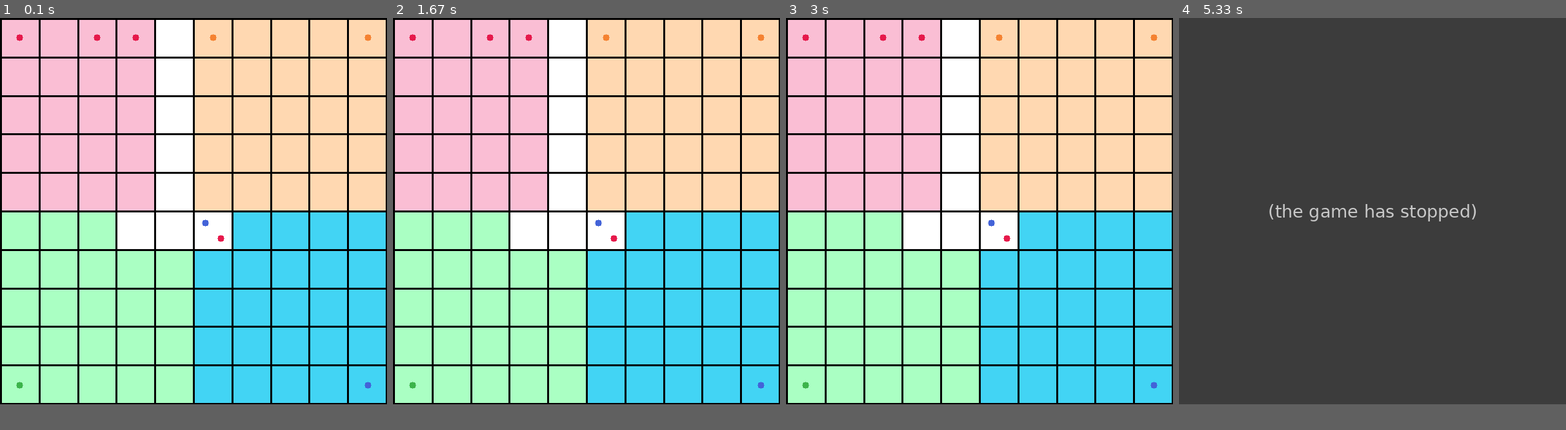
Above: before the commit, frames 1-4 (left to right).
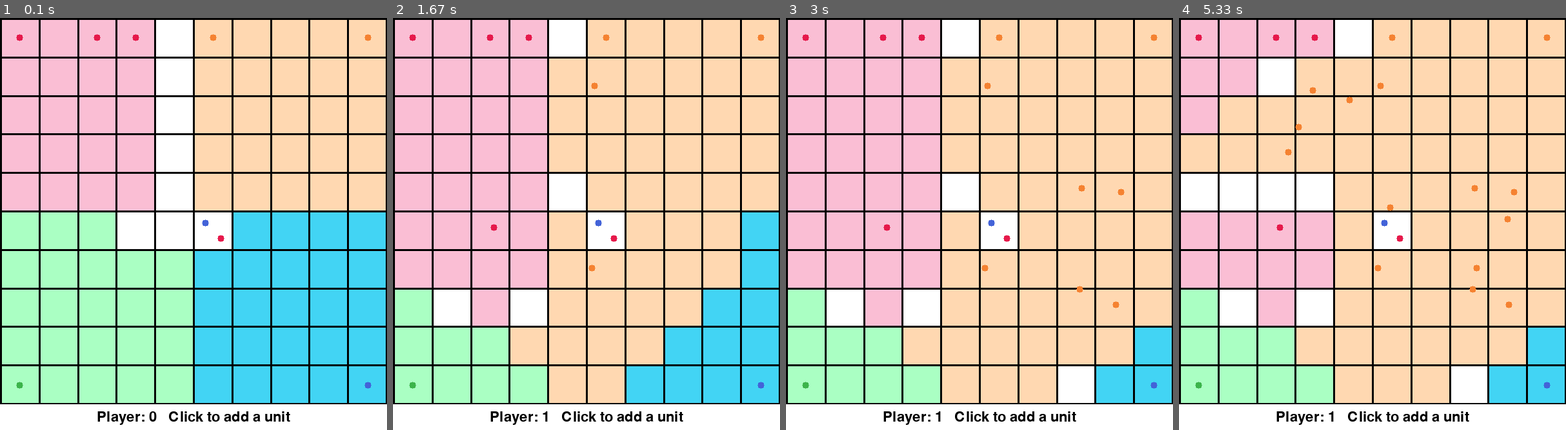
Above: after the commit, the same moments.

Repository: Shreeyak/COMS4444-Voronoi-Sim
Game: pygame game, started from main.py
Two runs of this game, one before a commit and one after it. Both use one fixed random seed, a clock stepped at 60 frames per second and the inputs below.
Inputs (mouse positions are in pixels of both pictures, inside the frame that each line leads up to):
- Up to frame 1 (0.1 s): no input
- Up to frame 2 (1.67 s): press the mouse at (586, 252) at 0.37 s; move the mouse to (540, 240) at 0.47 s; release the mouse at (493, 228) at 0.6 s; tap 1 at 0.67 s; press the mouse at (586, 252) at 1.03 s; move the mouse to (590, 166) at 1.13 s; release the mouse at (594, 83) at 1.27 s; press the mouse at (586, 252) at 1.37 s; move the mouse to (590, 261) at 1.47 s; release the mouse at (590, 269) at 1.6 s
- Up to frame 3 (3 s): press the mouse at (979, 252) at 1.7 s; move the mouse to (1029, 269) at 1.8 s; release the mouse at (1080, 289) at 1.93 s; press the mouse at (979, 252) at 2.03 s; move the mouse to (1029, 219) at 2.13 s; release the mouse at (1080, 186) at 2.27 s; press the mouse at (979, 252) at 2.37 s; move the mouse to (1049, 219) at 2.47 s; release the mouse at (1118, 191) at 2.6 s; press the mouse at (979, 252) at 2.7 s; move the mouse to (1049, 277) at 2.8 s; release the mouse at (1114, 306) at 2.93 s
- Up to frame 4 (5.33 s): press the mouse at (1372, 252) at 3.03 s; move the mouse to (1380, 228) at 3.13 s; release the mouse at (1387, 207) at 3.27 s; press the mouse at (1372, 252) at 3.37 s; move the mouse to (1329, 203) at 3.47 s; release the mouse at (1287, 149) at 3.6 s; press the mouse at (1372, 252) at 3.7 s; move the mouse to (1426, 261) at 3.8 s; release the mouse at (1476, 269) at 3.93 s; press the mouse at (1372, 252) at 4.03 s; move the mouse to (1341, 170) at 4.13 s; release the mouse at (1310, 92) at 4.27 s; press the mouse at (1372, 252) at 4.37 s; move the mouse to (1442, 236) at 4.47 s; release the mouse at (1507, 219) at 4.6 s; press the mouse at (1372, 252) at 4.7 s; move the mouse to (1337, 186) at 4.8 s; release the mouse at (1298, 125) at 4.93 s; press the mouse at (1372, 252) at 5.03 s; move the mouse to (1360, 174) at 5.13 s; release the mouse at (1349, 100) at 5.27 s
In our replay, the window is 600x600 before the commit and 600x640 after it. These sizes can differ from the game's own. Grey fills any space a smaller window leaves; there, only what the larger window draws over its background counts as a difference.

The runs differ from the first frame. In frame 1, 0.6% of the frame differs, in the area x 25-75%, y 95-99%; in frame 2, 28%; in frame 3, 35%; in frame 4, 94%, in the area x 0-100%, y 0-99%.
Before the commit the program exited at 5.03 s; later frames show no game.

Commit message:
Add unit with mouse clicks

Diff:
--- a/main.py
+++ b/main.py
@@ -5,6 +5,7 @@
 import matplotlib as mpl
 import pygame
 import scipy
+import logging
 # from matplotlib import pyplot as plt
 from typing import Tuple, List, Dict
 
@@ -178,7 +179,7 @@
                 valid_units.append(unit)
         self.units = valid_units
 
-    def metric_to_px(self, pos: Tuple) -> Tuple[int, int]:
+    def metric_to_px(self, pos: Tuple[float, float]) -> Tuple[int, int]:
         """Convert metric unit pos to pixel location on img of grid"""
         x, y = pos
         if not 0 <= x <= self._MAP_W:
@@ -187,6 +188,17 @@
             raise ValueError(f"y out of range [0, {self._MAP_W}]: {y}")
 
         px, py = map(lambda z: int(round(z * self.scale_px)), [x, y])
+        return px, py
+
+    def px_to_metric(self, pos_px: Tuple) -> Tuple[float, float]:
+        """Convert a pixel coord on map to metric"""
+        x, y = pos_px
+        if not 0 <= x <= self.img_h:
+            raise ValueError(f"x out of range [0, {self._MAP_W}]: {x}")
+        if not 0 <= y <= self.img_w:
+            raise ValueError(f"y out of range [0, {self._MAP_W}]: {y}")
+
+        px, py = map(lambda z: round(z / self.scale_px, 2), [x, y])
         return px, py
 
     def get_colored_grid(self,
@@ -235,14 +247,21 @@
 
 def pygame_main(game_map):
     """Main loop to run pygame"""
+    pygame.init()
+
+    # We draw the map and a section below the map for text
+    text_h = 40  # Height of text info box
     s_width = game_map.img_w
-    s_height = game_map.img_h
-
-    pygame.init()
+    s_height = game_map.img_h + text_h
     screen = pygame.display.set_mode((s_width, s_height))  # Main screen surface. X-right, Y-down (not numpy format)
 
-    timeout = 5000  # milliseconds
-    print(f"\nStarting pygame. Game will automatically close after {timeout}ms. Close the window to quit manually. ")
+    font = pygame.font.SysFont(None, 32)
+    text_box_rect = pygame.rect.Rect(0, s_height - text_h, s_width, text_h)
+
+    timeout = 300000  # milliseconds
+    clock = pygame.time.Clock()
+    print(f"\nStarting pygame. Game will automatically close after {timeout}ms. ")
+    logging.info(f"Press Esc or close the window to quit the game.")
 
     # Create an img of the map
     occ_map = game_map.compute_occupancy_map()
@@ -250,17 +269,48 @@
 
     _occ_img = np.swapaxes(occ_img, 0, 1)  # Req to correct coords for pygame format
     occ_surf = pygame.pixelcopy.make_surface(_occ_img)
+
+    # Game data
+    curr_player = 0  # The player whose units will be modified
+    info_mode = "Click to add a unit"
 
     running = True
     while running:
         dt = pygame.time.get_ticks()
         if dt > timeout:
+            logging.debug(f"Timeout. Quitting")
             running = False
+
+        dt = clock.tick(30)  # Limit to 30fps
+
+        # TODO: Low prior: Visualize a player-colored circle over mouse. To show which player is selected.
+        # TODO: Click and drag to move units
+        # TODO: Remove units with click (shift-click or change mode with key)
+        # TODO: Check which units are killed on keypress
+        # TODO: Ignore multiple clicks: If multiple clicks on the exact spot, don't add a unit
 
         for event in pygame.event.get():
             if event.type == pygame.QUIT:
                 running = False
 
+            elif event.type == pygame.MOUSEBUTTONUP:
+                if event.pos[1] > game_map.img_h:
+                    continue  # Ignore clicks on the text area
+                pos = game_map.px_to_metric(event.pos)
+                game_map.add_units([Unit(curr_player, pos[::-1])])
+                occ_map = game_map.compute_occupancy_map()
+                occ_img = game_map.get_colored_grid(occ_map)
+                logging.debug(f"Added unit: Player: {curr_player}, Pos: {pos}")
+
+            elif event.type == pygame.KEYDOWN:
+                if event.key == pygame.K_ESCAPE:
+                    running = False
+                elif pygame.K_0 <= event.key <= pygame.K_9:
+                    pl_map = {pygame.K_0: 0, pygame.K_1: 1, pygame.K_2: 2, pygame.K_3: 3}
+                    curr_player = pl_map[event.key]
+
+                logging.debug(f"Player set to: {curr_player}")
+
         # For future flexibility, keep main screen separate from the map we'll draw
         screen.fill((255, 255, 255))
 
@@ -272,12 +322,21 @@
         # Draw the img surface on the screen surface
         screen.blit(occ_surf, (0, 0))
 
+        # Add Info text
+        info_text = f"Player: {curr_player}   " + info_mode
+        text_surf = font.render(info_text, True, (0, 0, 0))
+        text_rect = text_surf.get_rect()  # Size of the text
+        text_rect.center = text_box_rect.center  # Center text in text box
+        screen.blit(text_surf, text_rect.topleft)
+
         pygame.display.update()
 
     pygame.quit()
 
 
 if __name__ == '__main__':
+    logging.basicConfig(level=logging.DEBUG)
+
     game_map = GameMap(map_width=10, scale_px=60, unit_px=5)
 
     # Viz grid
